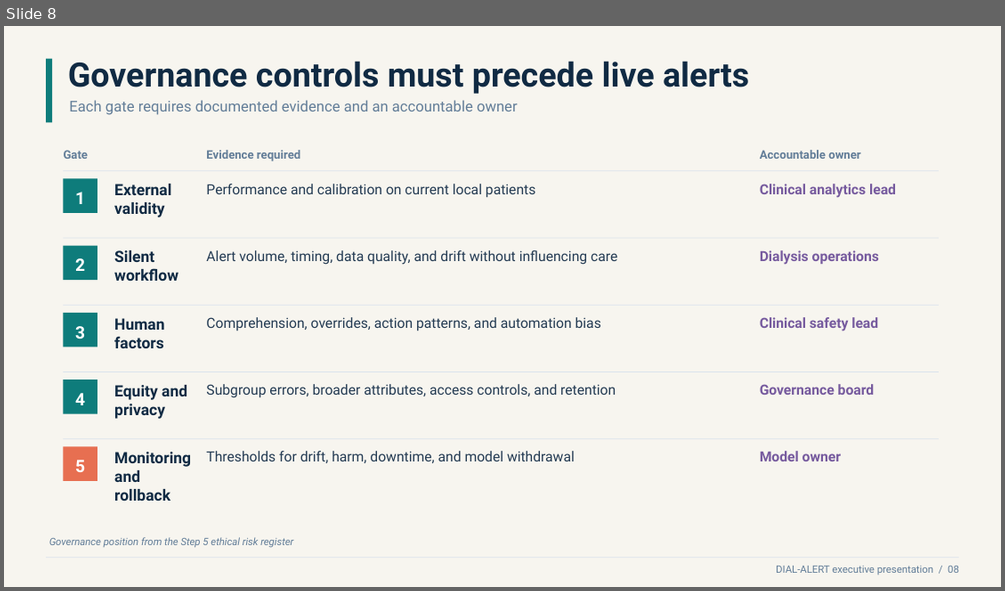
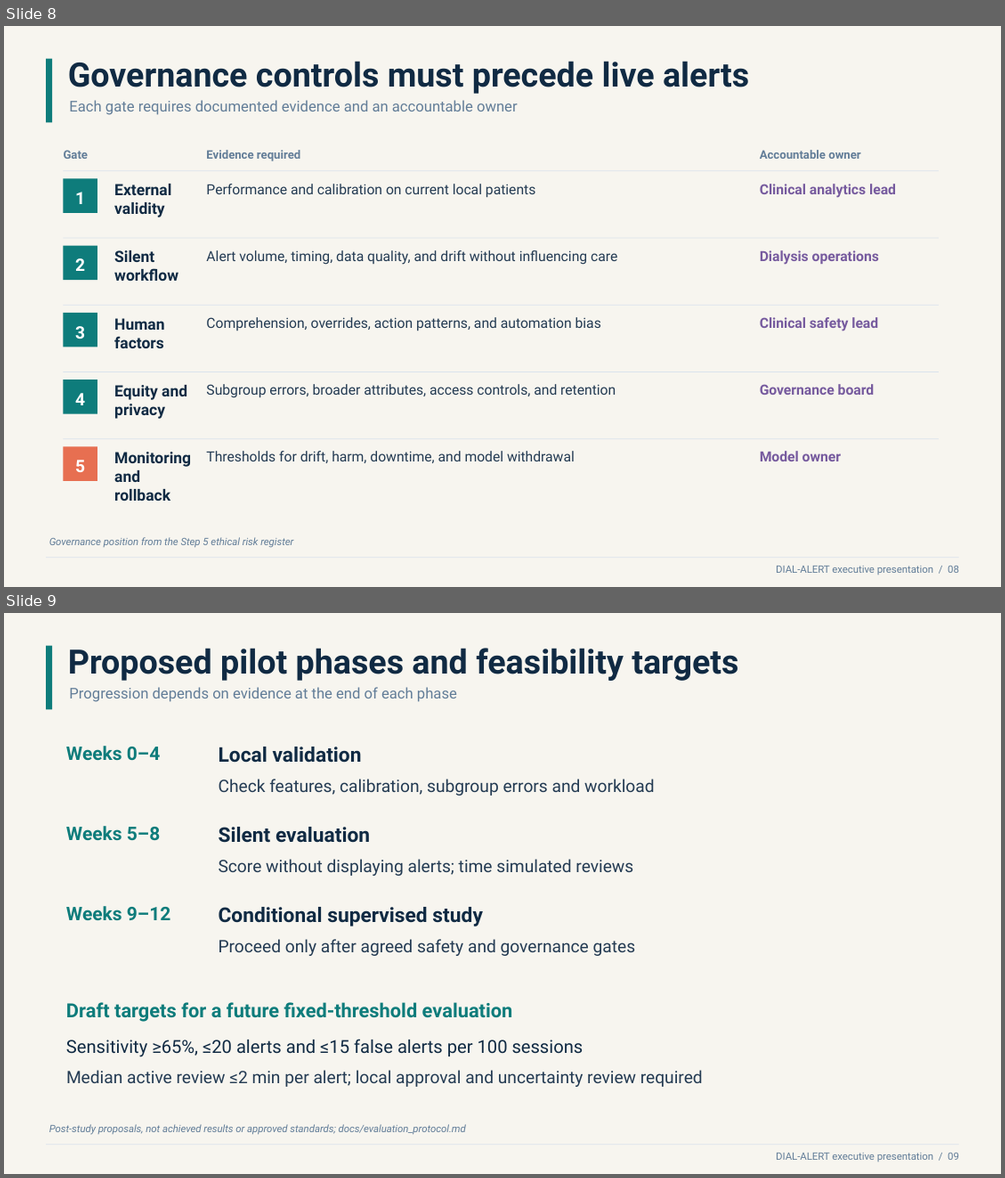
Before and after one commit to guillanofg/DIAL-ALERT, a slide deck: reports/Franklin_Guillano_DIAL_ALERT_Business_Presentation.pptx. Shown one above the other, each under a label of ours: slide 8 before the commit, slides 8 and 9 after it. The pictures are 1005x591 and 1005x1178 pixels, drawn with LibreOffice and Linux fonts; fonts in the diff are those of the drawing. Boxes give left, top, right and bottom in pixels: in the first picture for what was removed or moved away, otherwise in the second. Text is boxed around its words. In the diff, an @@ line names an element or a change of style, - is before the commit and + after.

Commit message:
Clarify submission evidence, improve presentations and document validation plans

```diff
--- a/reports/Franklin_Guillano_DIAL_ALERT_Business_Presentation.pptx
+++ b/reports/Franklin_Guillano_DIAL_ALERT_Business_Presentation.pptx
@@ slide 9 added at box(4, 613, 1001, 1174), background #F7F5EF @@
@@ rectangle added at box(46, 646, 52, 709), fill #0E7C7B @@
@@ text added at box(68, 648, 738, 681), 32.2 pt, text #102A43, bold @@
+Proposed pilot phases and feasibility targets
@@ text added at box(69, 687, 457, 702), 14.2 pt, text #627D98 @@
+Progression depends on evidence at the end of each phase
@@ text added at box(66, 746, 160, 761), 18 pt, text #0E7C7B, bold @@
+Weeks 0–4
@@ text added at box(218, 747, 362, 763), 19.5 pt, text #102A43, bold @@
+Local validation
@@ text added at box(218, 779, 654, 795), 16.5 pt, text #243B53 @@
+Check features, calibration, subgroup errors and workload
@@ text added at box(66, 826, 160, 841), 18 pt, text #0E7C7B, bold @@
+Weeks 5–8
@@ text added at box(218, 827, 370, 843), 19.5 pt, text #102A43, bold @@
+Silent evaluation
@@ text added at box(218, 859, 633, 876), 16.5 pt, text #243B53 @@
+Score without displaying alerts; time simulated reviews
@@ text added at box(66, 906, 170, 921), 18 pt, text #0E7C7B, bold @@
+Weeks 9–12
@@ text added at box(218, 907, 482, 926), 19.5 pt, text #102A43, bold @@
+Conditional supervised study
@@ text added at box(218, 939, 636, 956), 16.5 pt, text #243B53 @@
+Proceed only after agreed safety and governance gates
@@ text added at box(66, 1002, 513, 1022), 18.8 pt, text #0E7C7B, bold @@
+Draft targets for a future fixed-threshold evaluation
@@ text added at box(66, 1038, 583, 1057), 17.2 pt, text #102A43 @@
+Sensitivity ≥65%, ≤20 alerts and ≤15 false alerts per 100 sessions
@@ text added at box(66, 1070, 703, 1086), 16.5 pt, text #243B53 @@
+Median active review ≤2 min per alert; local approval and uncertainty review required
@@ line added from (46, 1144) to (959, 1144), #D9E2EC 0.75 pt @@
@@ text added at box(49, 1124, 466, 1135), 9.8 pt, text #627D98, italic @@
+Post-study proposals, not achieved results or approved standards; docs/evaluation_protocol.md
@@ text added at box(776, 1152, 959, 1161), 9.8 pt, text #627D98 @@
+DIAL-ALERT executive presentation / 09
```
Also in this commit, not shown: 7 slides changed, 1 slide removed, 28 other files.
